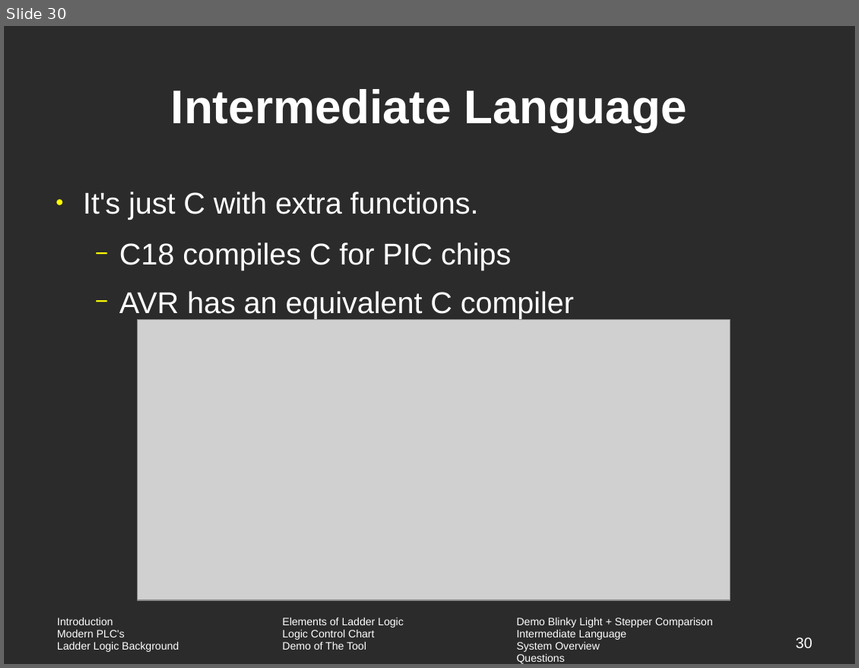
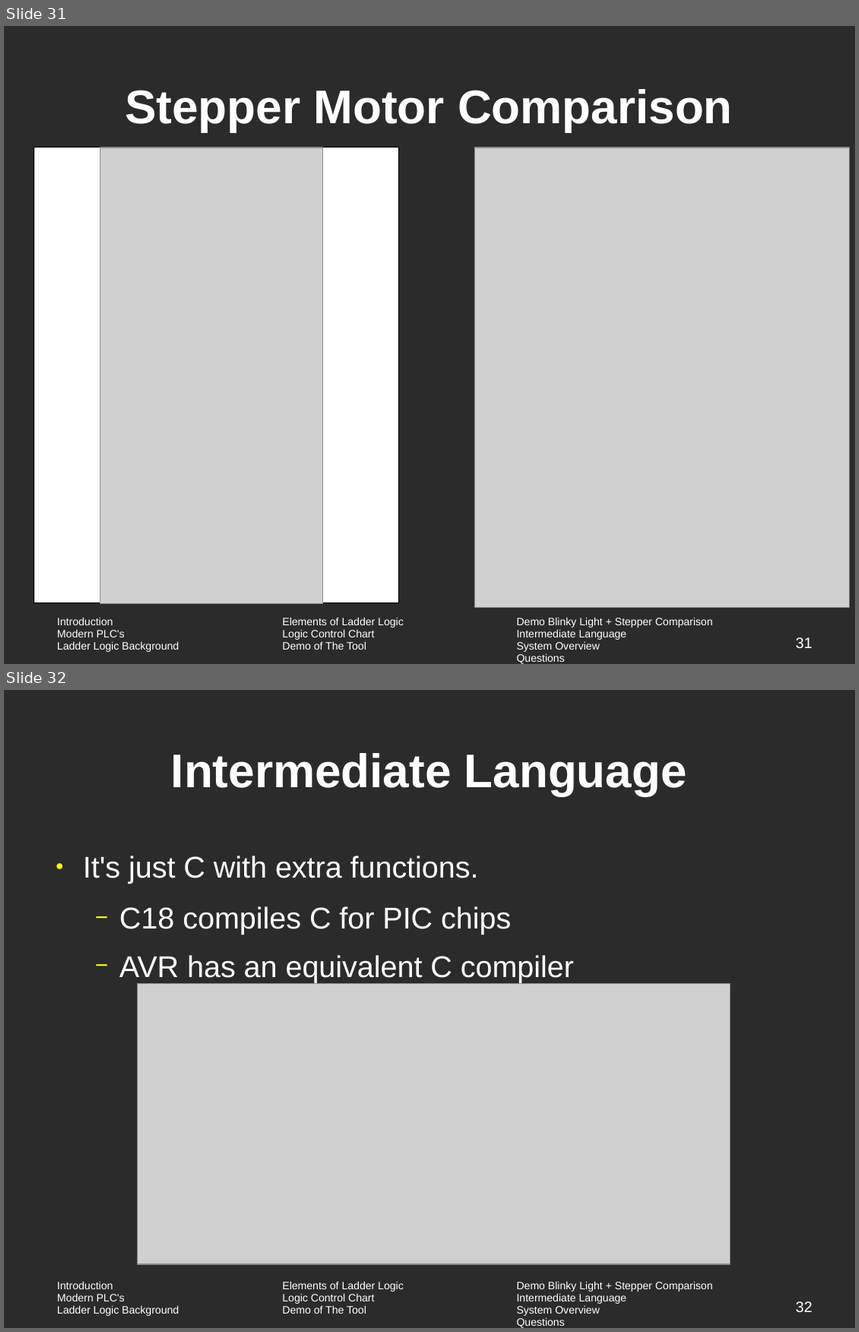
Before and after one commit to vortex-5/plcthesis, a slide deck: presentation/defense.odp. Shown one above the other, each under a label of ours: slide 30 before the commit, slides 31 and 32 after it. The pictures are 859x668 and 859x1332 pixels, drawn with LibreOffice and Linux fonts; fonts in the diff are those of the drawing; grey boxes stand for pictures; background and template pictures are left out; a plain dark background stands for a picture behind light text. Boxes give left, top, right and bottom in pixels: in the first picture for what was removed or moved away, otherwise in the second. Text is boxed around its words. In the diff, an @@ line names an element or a change of style, - is before the commit and + after.

```diff
--- a/presentation/defense.odp
+++ b/presentation/defense.odp
@@ slide 31 added at (x1=4, y1=26, x2=855, y2=664), background picture (left out); not listed: 1 template element that a slide beside it also shows @@
@@ title added at (x1=125, y1=89, x2=733, y2=132), 44 pt, text #FFFFFF, bold @@
+Stepper Motor Comparison
@@ rectangle added at (x1=34, y1=148, x2=398, y2=604), fill #FFFFFF, outline #000000 0 pt @@
@@ picture added at (x1=101, y1=148, x2=324, y2=604) @@
@@ picture added at (x1=475, y1=148, x2=850, y2=607) @@
@@ page number added at (x1=796, y1=638, x2=813, y2=648), 14 pt, text #FFFFFF @@
+31
@@ what was slide 30 is now slide 32 @@
@@ page number at (x1=796, y1=1302, x2=813, y2=1312): text changed @@
-30
+32
```
Also in this commit, not shown: 5 slides changed, 3 other slides added, 2 other files.
